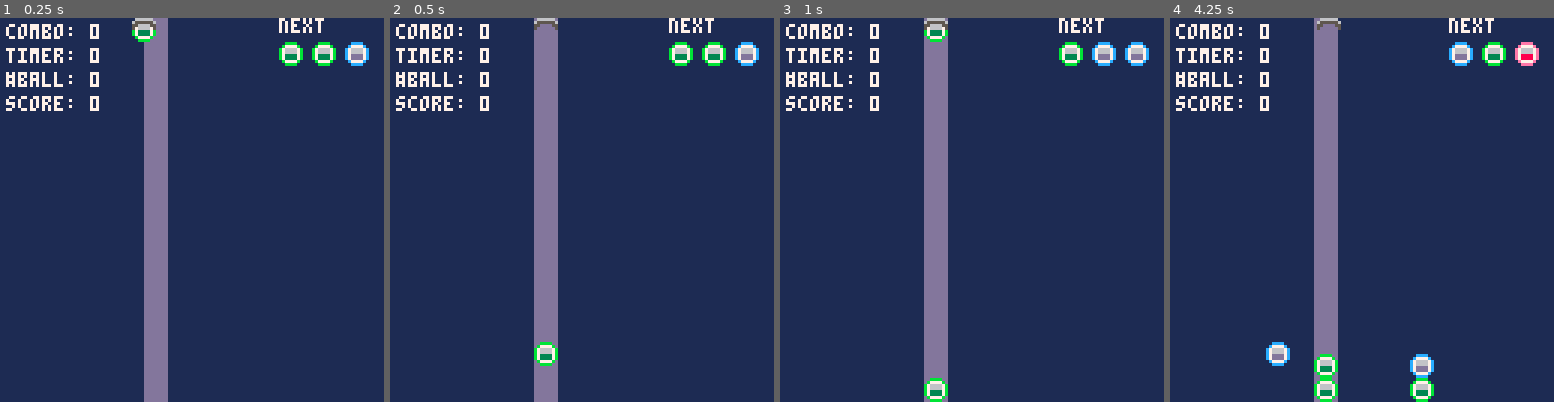
Above: before the commit, frames 1-4 (left to right).
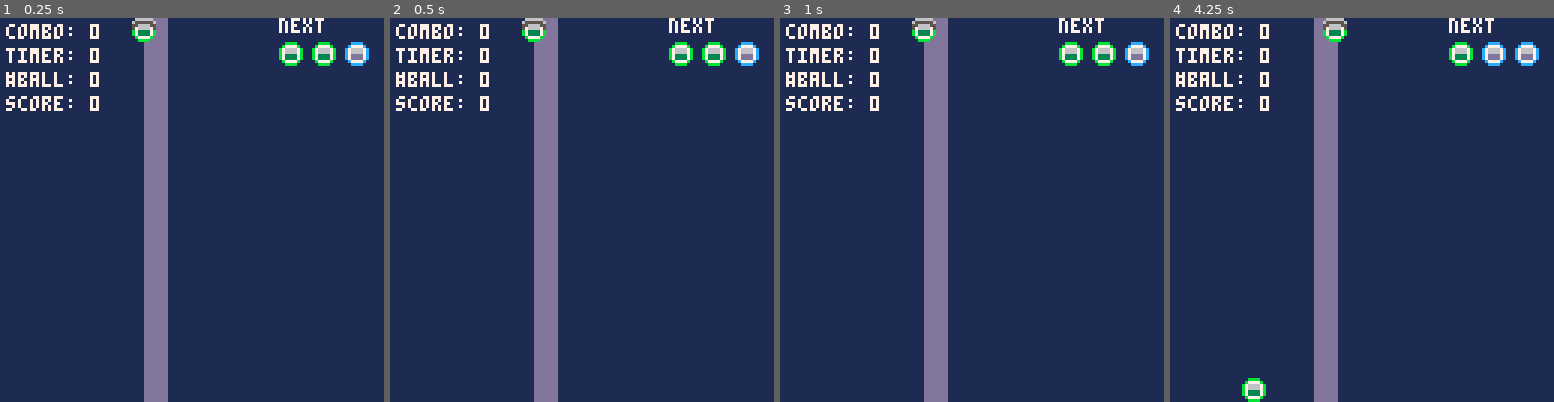
Above: after the commit, the same moments.

Repository: naufalazzmy/pico8miniproject
Game: PICO-8 cartridge shootstack.p8
Same seed, same stepped clock (60 frames per second), same inputs: the game is played once before the commit and once after it.
Inputs:
- Up to frame 1 (0.25 s): no input
- Up to frame 2 (0.5 s): tap X (X key) at 0.33 s
- Up to frame 3 (1 s): no input
- Up to frame 4 (4.25 s): tap X (X key) at 1.07, 1.85, 2.97, 4.08 s; hold Right 1.6-2.1 s; hold Right 2.47-3.03 s; hold Left 3.08-3.58 s; hold Down 3.63-3.97 s; hold Right from 4.02 s (still down)

Frame 1 is identical in both runs. In frame 2, 0.7% of the frame differs, in the area x 34-44%, y 0-91%; in frame 3, 1.0%; in frame 4, 2.8%, in the area x 18-97%, y 0-100%.

Commit message:
Update shootstack.p8

Diff:
--- a/shootstack.p8
+++ b/shootstack.p8
@@ -171,7 +171,7 @@
   shooter.x = clamp(shooter.x, min_x, max_x)
 
   -- snap ke grid & shoot
-  if btnp(❎) and canshoot then
+  if btnp(⬇️) and canshoot then
     local col = shooter_col()
     local target_cx = col * cell + (cell/2)
     shooter.x = clamp(target_cx - shooter.w/2, min_x, max_x)
